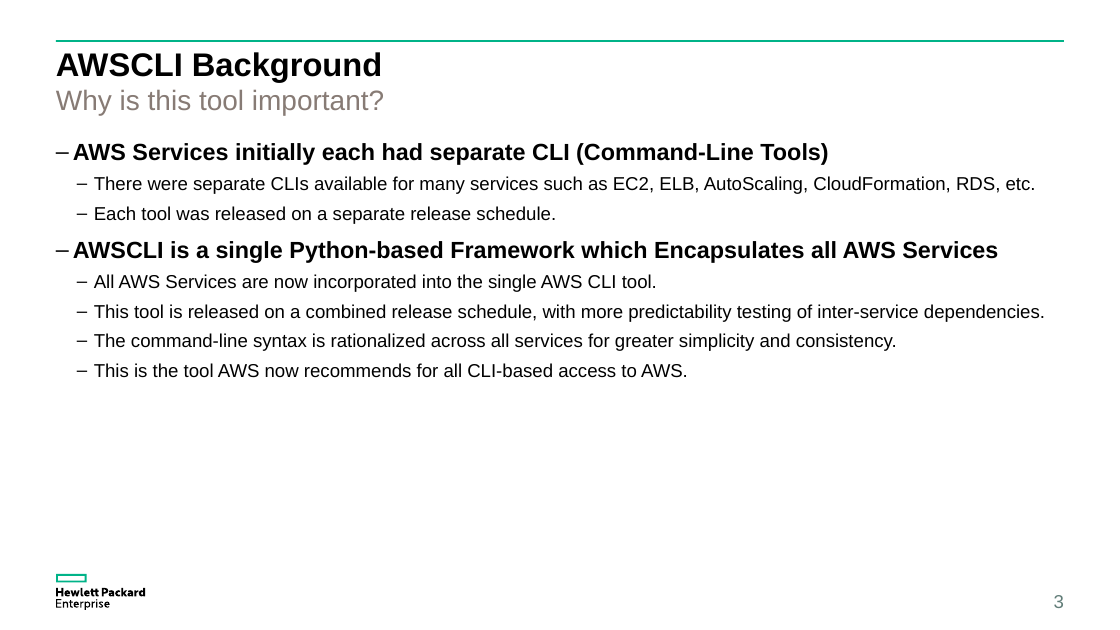
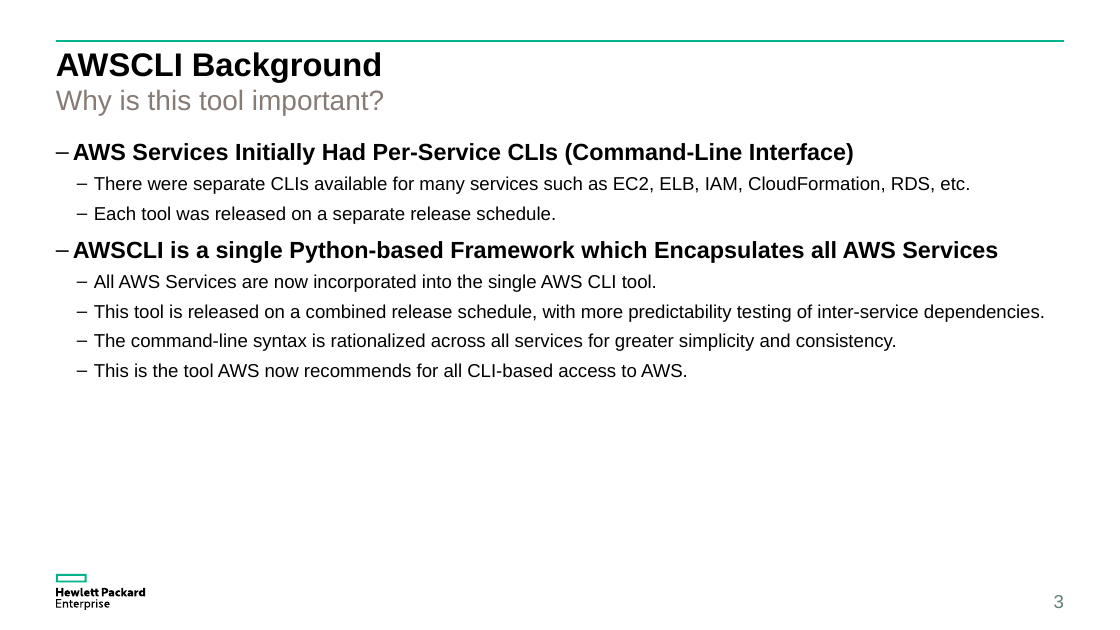
Before and after one commit to eucalyptus/euca-demo, a slide deck: slide 3 of demos/demo-90-configure-management-workstation/docs/demo-90-configure-management-workstation-short.pptx. Drawn at 1120x630 pixels with LibreOffice and Linux fonts; fonts in the diff are those of the drawing. Boxes give left, top, right and bottom in pixels: in the first picture for what was removed or moved away, otherwise in the second. Text is boxed around its words. In the diff, an @@ line names an element or a change of style, - is before the commit and + after.

```diff
--- a/demos/demo-90-configure-management-workstation/docs/demo-90-configure-management-workstation-short.pptx
+++ b/demos/demo-90-configure-management-workstation/docs/demo-90-configure-management-workstation-short.pptx
@@ text at [73, 143, 970, 194]: text changed @@
-– AWS Services initially each had separate CLI (Command-Line Tools)
-  – There were separate CLIs available for many services such as EC2, ELB, AutoScaling, CloudFormation, RDS, etc.
+– AWS Services Initially Had Per-Service CLIs (Command-Line Interface)
+  – There were separate CLIs available for many services such as EC2, ELB, IAM, CloudFormation, RDS, etc.
```
Also in this commit, not shown: 6 other slides changed, 2 other files.
